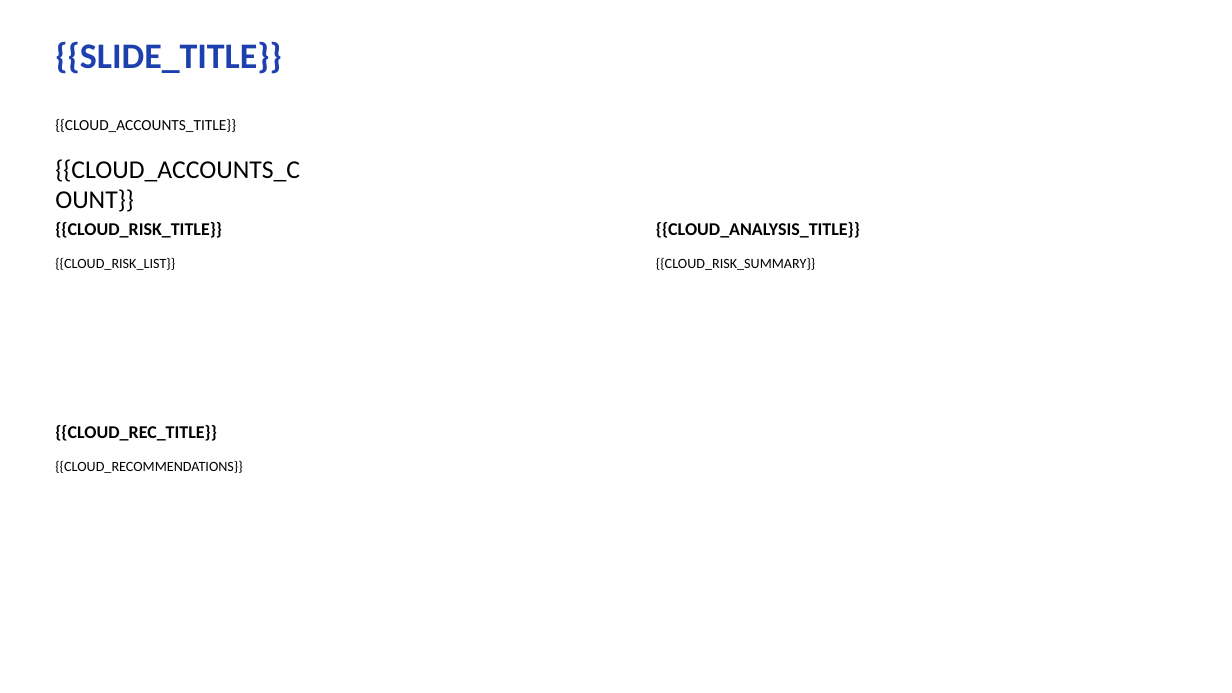
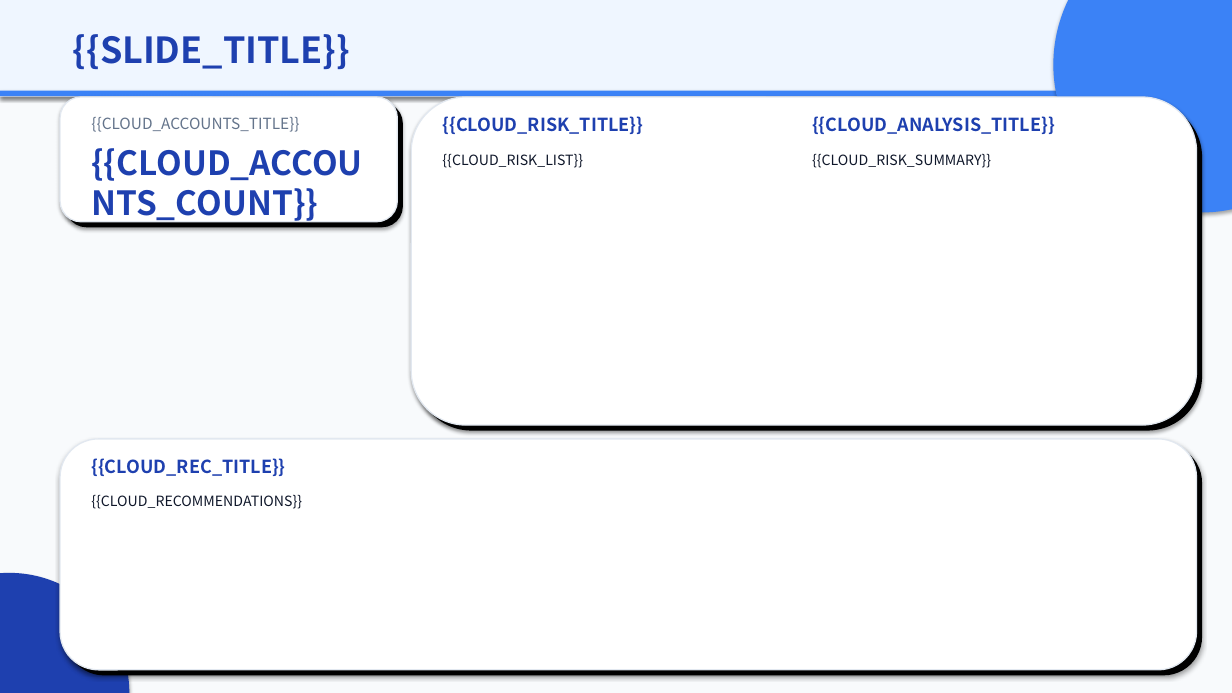
Before and after one commit to Xupai2022/report-generation, a slide deck: slide 6 of mss_ai_ppt_sample_assets/backend/data/templates/mss_executive_v2.pptx. Drawn at 1232x693 pixels with LibreOffice and Linux fonts; fonts in the diff are those of the drawing. Boxes give left, top, right and bottom in pixels: in the first picture for what was removed or moved away, otherwise in the second. Text is boxed around its words. In the diff, an @@ line names an element or a change of style, - is before the commit and + after.

```diff
--- a/mss_ai_ppt_sample_assets/backend/data/templates/mss_executive_v2.pptx
+++ b/mss_ai_ppt_sample_assets/backend/data/templates/mss_executive_v2.pptx
@@ background #FFFFFF to #F8FAFC @@
@@ rectangle added at bbox=[0, 0, 1232, 97], fill #EFF6FF @@
@@ text "{{SLIDE_TITLE}}": place and size @@
-text "{{SLIDE_TITLE}}" at bbox=[55, 41, 282, 74]
+text "{{SLIDE_TITLE}}" at bbox=[73, 34, 350, 69]
@@ text "{{SLIDE_TITLE}}" at bbox=[73, 34, 350, 69]: font Calibri to Noto Sans CJK SC @@
@@ ellipse added at bbox=[1054, 0, 1232, 213], fill #3B82F6 @@
@@ rectangle added at bbox=[0, 91, 1232, 96], fill #3B82F6 @@
@@ rounded rectangle added at bbox=[60, 97, 397, 222], fill #FFFFFF, outline #E2E8F0 1 pt @@
@@ rounded rectangle added at bbox=[66, 103, 403, 227], fill #000000 @@
@@ text "{{CLOUD_ACCOUNTS_TITLE}}": place and size @@
-text "{{CLOUD_ACCOUNTS_TITLE}}" at bbox=[55, 119, 236, 132]
+text "{{CLOUD_ACCOUNTS_TITLE}}" at bbox=[91, 117, 299, 132]
@@ text "{{CLOUD_ACCOUNTS_TITLE}}" at bbox=[91, 117, 299, 132]: font Calibri to Noto Sans CJK SC, text colour #000000 to #64748B @@
@@ rounded rectangle added at bbox=[411, 97, 1197, 425], fill #FFFFFF, outline #E2E8F0 1 pt @@
@@ rounded rectangle added at bbox=[417, 103, 1202, 431], fill #000000 @@
@@ font Calibri to Noto Sans CJK SC, text colour #000000 to #1E40AF in 3 elements at bbox=[91, 458, 285, 476], bbox=[812, 116, 1055, 134], bbox=[442, 116, 643, 134] @@
@@ text "{{CLOUD_RISK_TITLE}}": place and size @@
-text "{{CLOUD_RISK_TITLE}}" at bbox=[55, 222, 222, 238]
+text "{{CLOUD_RISK_TITLE}}" at bbox=[442, 116, 643, 134]
@@ text "{{CLOUD_ANALYSIS_TITLE}}": place and size @@
-text "{{CLOUD_ANALYSIS_TITLE}}" at bbox=[656, 222, 860, 238]
+text "{{CLOUD_ANALYSIS_TITLE}}" at bbox=[812, 116, 1055, 134]
@@ text "{{CLOUD_ACCOUNTS_COUNT}}": place and size @@
-text "{{CLOUD_ACCOUNTS_COUNT}}" at bbox=[55, 159, 300, 182]
+text "{{CLOUD_ACCOUNTS_COUNT}}" at bbox=[91, 148, 362, 223]
@@ text "{{CLOUD_ACCOUNTS_COUNT}}" at bbox=[91, 148, 362, 223]: size 20 to 26 pt, font Calibri to Noto Sans CJK SC, text colour #000000 to #1E40AF, bold on @@
@@ font Calibri to Noto Sans CJK SC, text colour #000000 to #0F172A in 3 elements at bbox=[91, 494, 302, 509], bbox=[812, 153, 991, 168], bbox=[442, 153, 583, 168] @@
@@ text "{{CLOUD_RISK_LIST}}": place and size @@
-text "{{CLOUD_RISK_LIST}}" at bbox=[55, 257, 175, 270]
+text "{{CLOUD_RISK_LIST}}" at bbox=[442, 153, 583, 168]
@@ text "{{CLOUD_RISK_SUMMARY}}": place and size @@
-text "{{CLOUD_RISK_SUMMARY}}" at bbox=[656, 258, 816, 270]
+text "{{CLOUD_RISK_SUMMARY}}" at bbox=[812, 153, 991, 168]
@@ rounded rectangle added at bbox=[60, 439, 1197, 670], fill #FFFFFF, outline #E2E8F0 1 pt @@
@@ rounded rectangle added at bbox=[66, 445, 1202, 676], fill #000000 @@
@@ text "{{CLOUD_REC_TITLE}}": place and size @@
-text "{{CLOUD_REC_TITLE}}" at bbox=[55, 425, 217, 441]
+text "{{CLOUD_REC_TITLE}}" at bbox=[91, 458, 285, 476]
@@ text "{{CLOUD_RECOMMENDATIONS}}": place and size @@
-text "{{CLOUD_RECOMMENDATIONS}}" at bbox=[55, 460, 243, 473]
+text "{{CLOUD_RECOMMENDATIONS}}" at bbox=[91, 494, 302, 509]
@@ ellipse added at bbox=[0, 573, 129, 693], fill #1E40AF @@
```
Also in this commit, not shown: 7 other slides changed, 5 other files.
